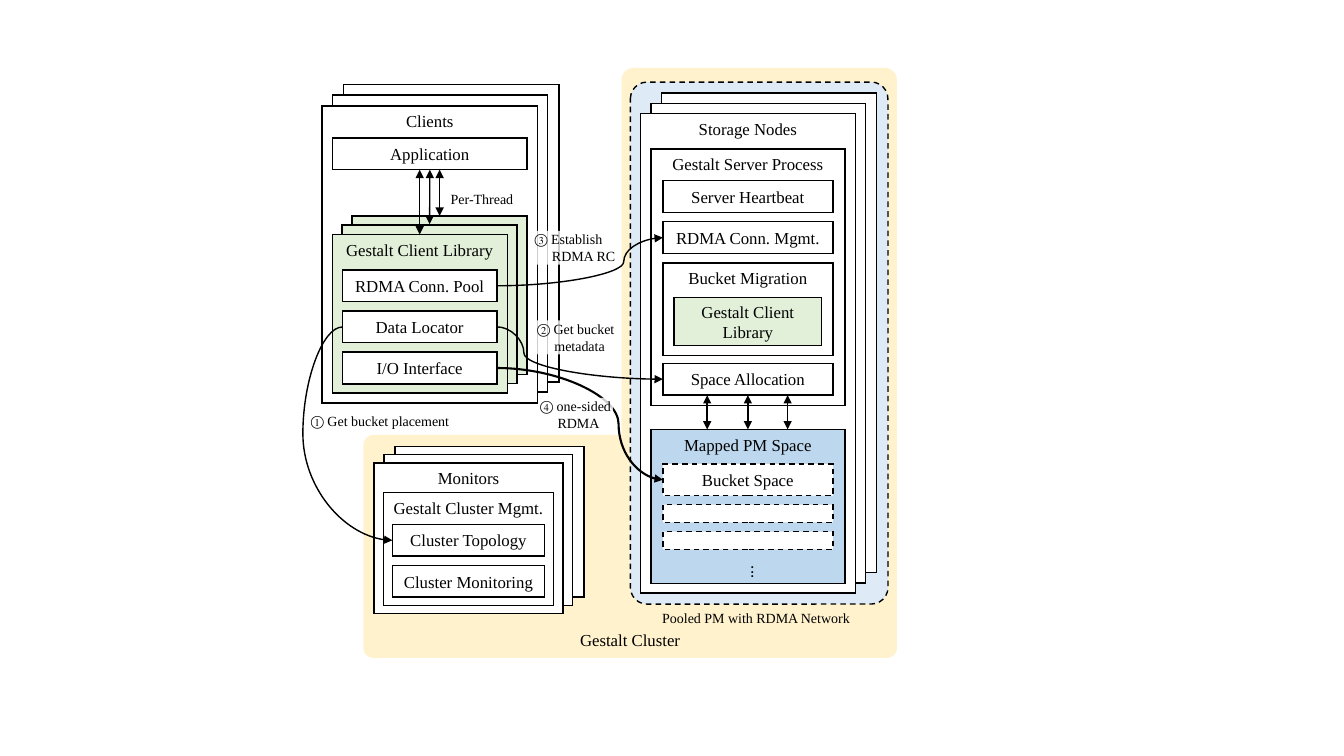
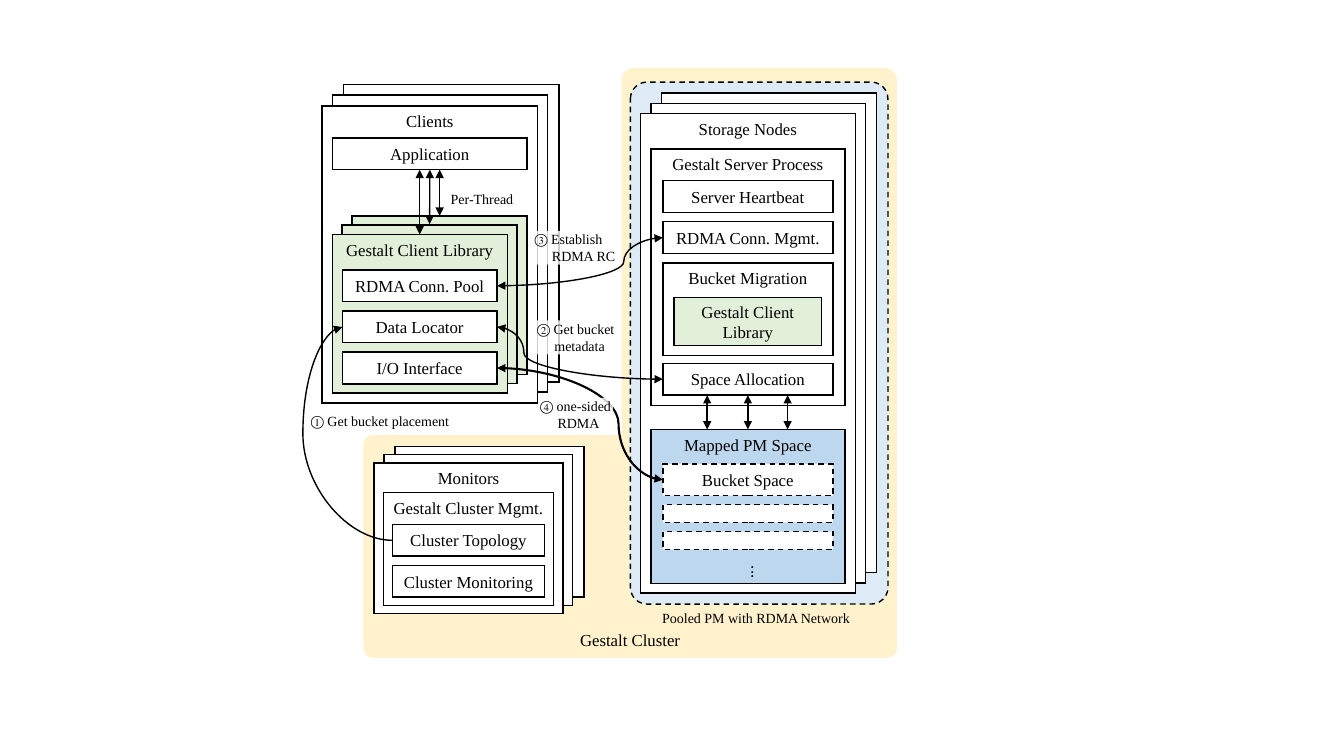
Before and after one commit to smdsbz/Gestalt, a slide deck: slide 2 of Documents/design/charts.pptx. Drawn at 1344x756 pixels with LibreOffice and Linux fonts; fonts in the diff are those of the drawing. Boxes give left, top, right and bottom in pixels: in the first picture for what was removed or moved away, otherwise in the second. Text is boxed around its words. In the diff, an @@ line names an element or a change of style, - is before the commit and + after.

```diff
--- a/Documents/design/charts.pptx
+++ b/Documents/design/charts.pptx
@@ curved arrow (497, 286) - (663, 238): curved arrow to curved double arrow @@
@@ curved arrow (343, 327) - (392, 540): arrowheads changed @@
@@ curved arrow (497, 327) - (663, 379): curved arrow to curved double arrow @@
@@ curved arrow (497, 368) - (663, 480): curved arrow to curved double arrow @@
```
Also in this commit, not shown: 2 other slides changed, 3 slides added.
